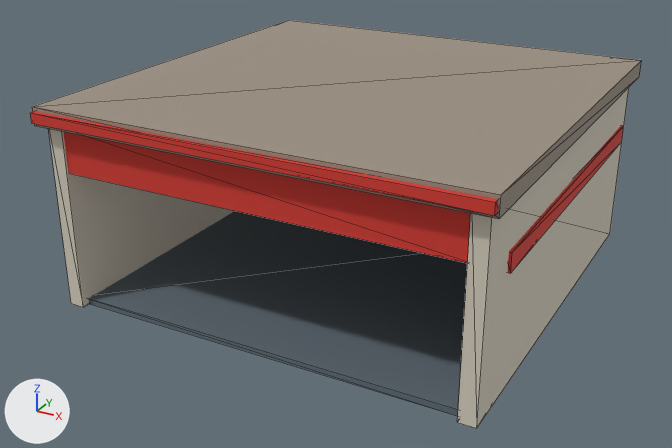
Before and after pictures for a commit that changed the glTF model frontend/assets/custom/circuit/pitBox.glb.
Both versions are drawn from a camera (50 mm lens) standing at (20.2, -39.5, 21.8) and looking at (-0.7, -1.6, 2.9). The lights are fixed; the arrows at lower left show +X, +Y and +Z. The first picture is the older version. Mesh edges are drawn as thin lines. Vertices at exactly the same position are counted once.

Names of what the first picture shows: 'pitBox_concrete', 'pitBox_concreteDark', 'pitBox_livery', 'pitBox_tarmac'.
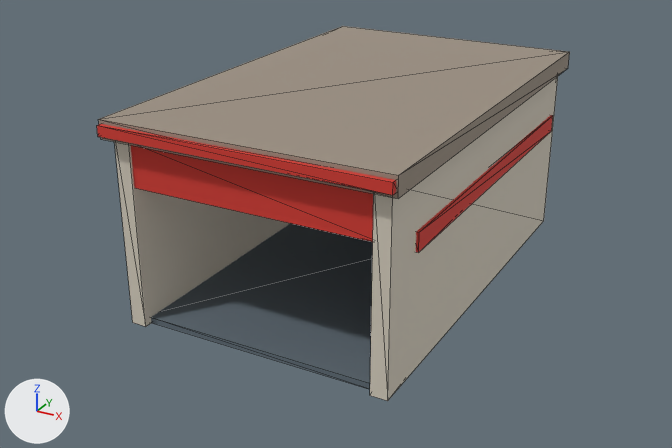
What differs and where, as boxes (x1, y1, x2, y2) in the pictures (672 x 448 px):
'pitBox_concrete', reshaped (24% narrower)
    before: (49, 88, 629, 428)
    after: (115, 76, 558, 401)
'pitBox_concreteDark', rescaled (23% narrower, 13% shorter)
    before: (32, 20, 642, 219)
    after: (99, 26, 570, 199)
'pitBox_tarmac', rescaled
    before: (89, 211, 467, 416)
    after: (151, 223, 373, 389)
'pitBox_livery', mesh rescaled (23% narrower, 15% shorter)
    before: (30, 111, 624, 273)
    after: (97, 115, 553, 253)
part 2 of me_cube_001, deleted (pale yellow)
    before: (49, 129, 234, 307)
part 3 of me_cube_001, deleted (pale yellow)
    before: (458, 88, 629, 428)
part 4 of me_cube_001, reshaped (pale yellow)
    after: (115, 76, 558, 401)

The change in detail:
me_cube is used by ob_pitbox_tarmac; location (0.0, 0.0, 0.0).
me_cube had 8 vertices, 12 faces and spanned x -10.1..10.1, y -10.1..10.1, z 0.0..0.3.
me_cube now has 8 vertices, 12 faces and spans x -6.2..6.2, y -10.1..10.1, z 0.0..0.3.
me_cube part 1: the whole mesh is scaled about its middle by (0.619, 1, 1).
me_cube_001 is used by ob_pitbox_concrete; location (0.0, 0.0, 0.0).
me_cube_001 had 24 vertices, 36 faces and spanned x -10.5..10.5, y -10.5..10.5, z 0.0..9.4.
me_cube_001 now has 20 vertices, 36 faces and spans x -6.7..6.7, y -10.5..10.5, z 0.0..9.4.
me_cube_001 part 2: the loose piece of 8 vertices spanning x -10.5..-9.7, y -10.5..10.5, z 0.0..9.4 is deleted.
me_cube_001 part 3: the loose piece of 8 vertices spanning x 9.7..10.5, y -10.5..10.5, z 0.0..9.4 is deleted.
me_cube_001 part 4: 8 vertices removed from x -9.7..9.7, y 9.7..10.5, z 0.0..9.4; 20 vertices added at x -6.7..6.7, y -10.5..10.5, z 0.0..9.4.
me_cube_004 is used by ob_pitbox_livery; location (0.0, 0.0, 0.0).
me_cube_004 had 32 vertices, 48 faces and spanned x -10.8..10.8, y -11.1..9.8, z 5.8..9.8.
me_cube_004 now has 32 vertices, 48 faces and spans x -6.9..6.9, y -11.1..9.8, z 5.8..9.8.
me_cube_004 part 5: the whole mesh is scaled about its middle by (0.633, 1, 1).
me_cube_007 is used by ob_pitbox_concretedark; location (0.0, 0.0, 0.0).
me_cube_007 had 8 vertices, 12 faces and spanned x -10.9..10.9, y -10.9..10.9, z 9.1..10.0.
me_cube_007 now has 8 vertices, 12 faces and spans x -7.1..7.1, y -10.9..10.9, z 9.1..10.0.
me_cube_007 part 6: the whole mesh is scaled about its middle by (0.647, 1, 1).
